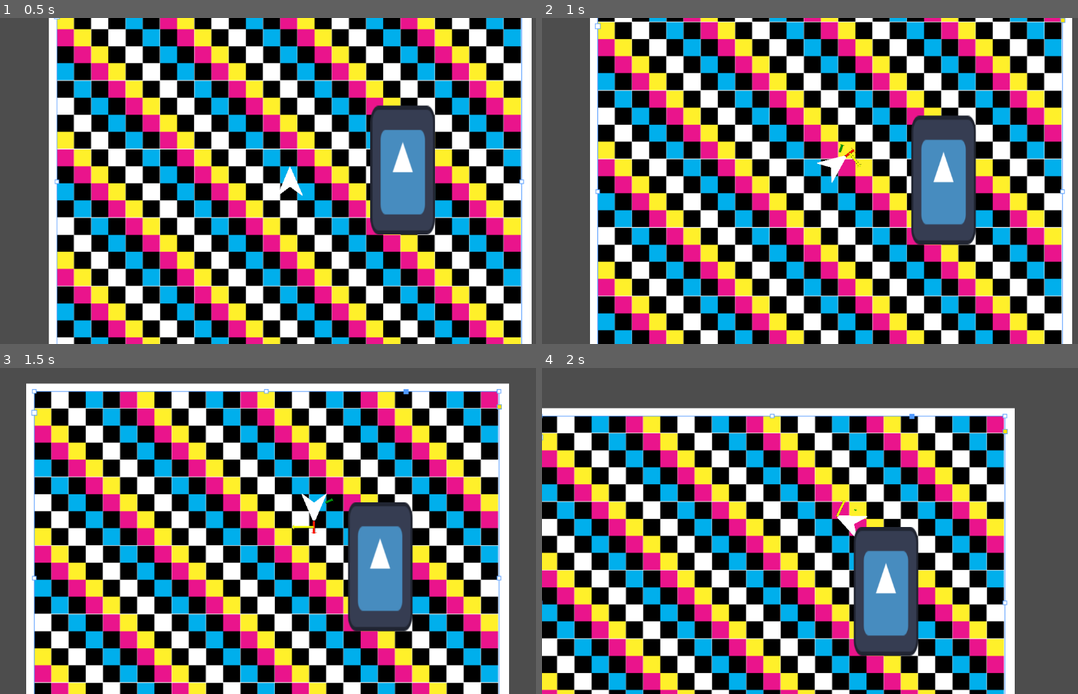
Above: before the commit, frames 1-4 (two rows, left to right).
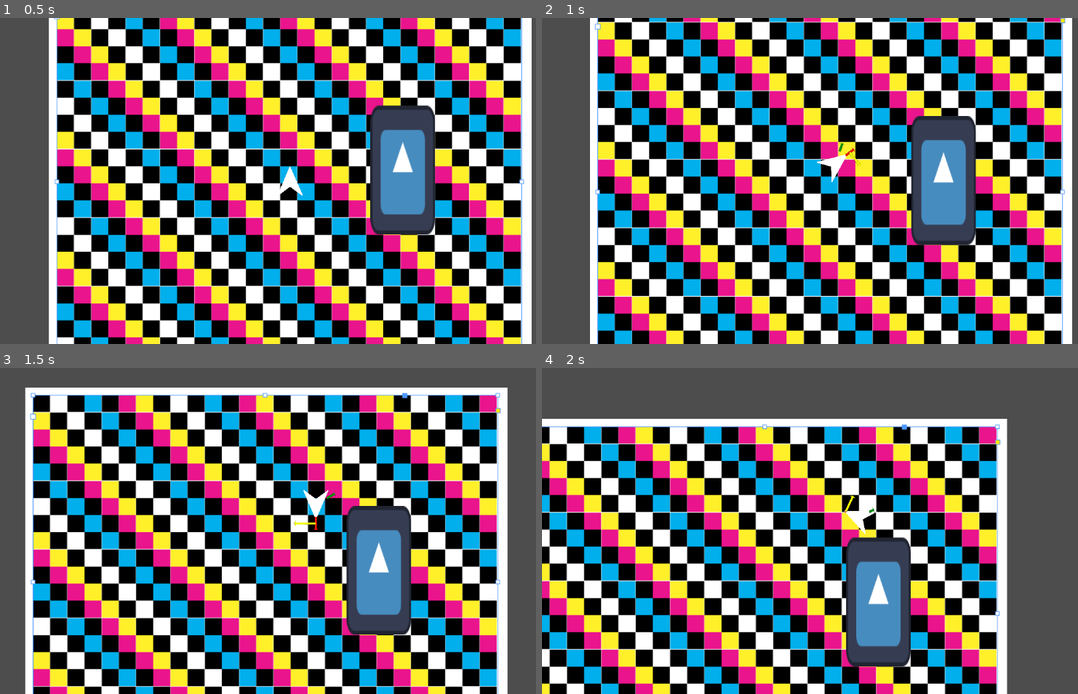
Above: after the commit, the same moments.

Repository: ParadoxArcher/Angle_Advantage
Game: Godot game, scene res://Scenes/GameScene.tscn
The game is run twice, just before and just after one commit, with the same random seed, the same clock (stepped at 60 frames per second) and the same inputs. The engine's default icon, where the game draws it, is replaced by a stand-in: a white triangle on a blue panel in a dark square.
Inputs:
- Up to frame 1 (0.5 s): no input
- Up to frame 2 (1 s): tap Enter at 0.5 s; hold D (RotateRight) from 0.53 s (still down); hold W (Boost) from 0.53 s (still down)
- Up to frame 3 (1.5 s): release D (RotateRight) at 1.28 s; release W (Boost) at 1.28 s; hold S (Back) from 1.28 s (still down); tap W (Boost) at 1.35 s
- Up to frame 4 (2 s): keep holding S (Back)

Frame 1 is identical in both runs. In frame 2, 5.7% of the frame differs, in the area x 9-98%, y 0-96%; in frame 3, 32%; in frame 4, 60%, in the area x 0-89%, y 12-100%.

Commit message:
vault backup: 2025-01-15 10:45:38

Diff:
--- a/zProject Files/Godot/Scripts/PlayerScript.gd
+++ b/zProject Files/Godot/Scripts/PlayerScript.gd
@@ -78,15 +78,10 @@
 	rotate(RotaSpeed)
 
 
-	var VelMomentum = velocity.normalized() # Momentum
-	velocity = lerp(velocity, VelMomentum, SpeedDecel[0])
-
-	var TargetVel = BoostDir * MaxSpeed[0] # Acceleration
-	velocity = lerp(velocity, TargetVel, SpeedAccel)
+	  # Momentum
+	velocity = lerp(velocity, BoostDir * MaxSpeed[0], SpeedAccel) # Acceleration
 	move_and_slide()
 	#endregion
-
-
 
 
 #region Markers Variables
Not shown, changed: .obsidian/workspace.json
Not shown, changed: DevNotes/Player/Movement/Boost.md
